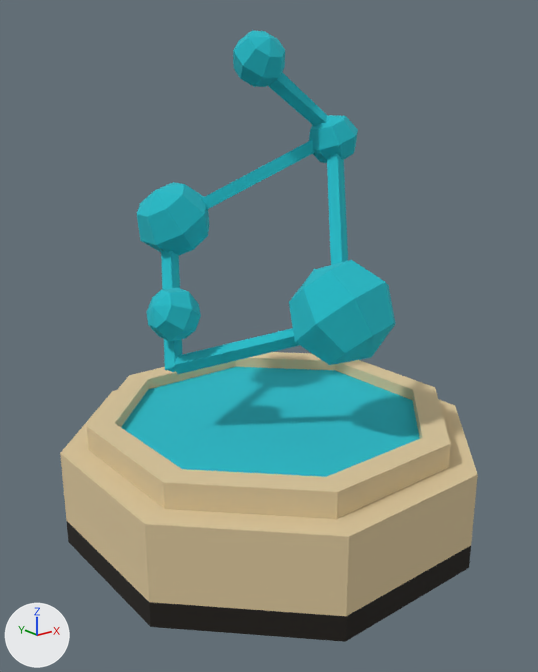
An edit to the glTF model to-rust-as-we-fall/resources/models/aster-sim/glass-bead-game/glass-bead-game.gltf, drawn before and after from the same camera.
Camera for both pictures: a 50 mm lens placed at (-1.139, -1.411, 1.07), pointed at (-0.026, -0.02, 0.514). The lights are fixed; the arrows at lower left show +X, +Y and +Z. The first picture is the older version. Where no turn or scale is listed for an object, it has been applied to the vertices.

Before the edit, the objects in view are built like this:
```python
ob_bead_1_001 = bpy.data.objects.new('bead_1.001', me_mesh_3)
ob_bead_1_001.location = (-0.125, 0.25, 0.781)
ob_bead_2_001 = bpy.data.objects.new('bead_2.001', me_mesh_4)
ob_bead_2_001.location = (-0.25, 0.062, 0.591)
ob_bead_3_001 = bpy.data.objects.new('bead_3.001', me_mesh_5)
ob_bead_3_001.location = (0.213, 0.019, 0.981)
ob_bead_4_001 = bpy.data.objects.new('bead_4.001', me_mesh_6)
ob_bead_4_001.location = (0.062, -0.188, 0.594)
ob_bead_5_001 = bpy.data.objects.new('bead_5.001', me_mesh_7)
ob_bead_5_001.location = (0.025, 0.081, 1.169)
ob_connector_1_001 = bpy.data.objects.new('connector_1.001', me_mesh_8)
ob_connector_1_001.location = (0.062, -0.188, 0.562)
ob_connector_3_001 = bpy.data.objects.new('connector_3.001', me_mesh_9)
ob_connector_3_001.location = (0.213, 0.025, 0.981)
ob_connector_4_001 = bpy.data.objects.new('connector_4.001', me_mesh_10)
ob_connector_4_001.location = (0.062, -0.188, 0.562)
ob_cylinder = bpy.data.objects.new('cylinder', me_mesh_0)
ob_cylinder.location = (0.0, 0.0, 0.125)
# also in view: 'mesh' at (0.0, 0.0, 0.281); 'cylinder.001' at (0.0, 0.0, 0.125); 'connector_2.001' at (0.122, 0.049, 1.078); 'connector_5.001' at (-0.191, 0.167, 0.614)
```
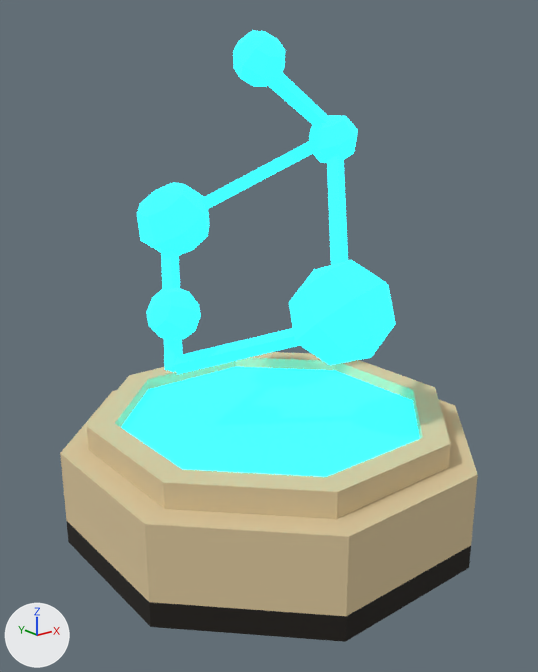
What changed in the scene script:
```text
Change mat_material_0:
    where n0 = _N.new('ShaderNodeBsdfPrincipled'); n0.name = 'Principled BSDF'
    add n0.inputs[28].default_value = 3.0  # 'Emission Strength'
    add n4 = _N.new('ShaderNodeTexImage'); n4.name = 'Image Texture'
    add n4.image = img_glass_bead_game_m0_emissive_png
    add n4.interpolation = 'Closest'
    add n4.extension = 'EXTEND'
    remove n4 = _N.new('ShaderNodeTexImage'); n4.name = 'Image Texture'
    remove n4.image = img_image_0
    remove n4.interpolation = 'Closest'
    remove n4.extension = 'EXTEND'
    add n5 = _N.new('ShaderNodeTexImage'); n5.name = 'Image Texture.001'
    add n5.image = img_image_0
    add n5.interpolation = 'Closest'
    add n5.extension = 'EXTEND'
    where n3 = _N.new('ShaderNodeMath'); n3.name = 'Math.001'
    remove _L.new(n4.outputs[0], n0.inputs[0])  # 'Color' to 'Base Color'
    remove _L.new(n4.outputs[1], n3.inputs[0])  # 'Alpha' to 'Value'
    add _L.new(n4.outputs[0], n0.inputs[27])  # 'Color' to 'Emission Color'
    add _L.new(n5.outputs[0], n0.inputs[0])  # 'Color' to 'Base Color'
    add _L.new(n5.outputs[1], n3.inputs[0])  # 'Alpha' to 'Value'
Change mat_material_3:
    where n0 = _N.new('ShaderNodeBsdfPrincipled'); n0.name = 'Principled BSDF'
    add n0.inputs[28].default_value = 3.0  # 'Emission Strength'
    add n4 = _N.new('ShaderNodeTexImage'); n4.name = 'Image Texture'
    add n4.image = img_glass_bead_game_m3_emissive_png
    add n4.interpolation = 'Closest'
    add n4.extension = 'EXTEND'
    remove n4 = _N.new('ShaderNodeTexImage'); n4.name = 'Image Texture'
    remove n4.image = img_image_3
    remove n4.interpolation = 'Closest'
    remove n4.extension = 'EXTEND'
    add n5 = _N.new('ShaderNodeTexImage'); n5.name = 'Image Texture.001'
    add n5.image = img_image_3
    add n5.interpolation = 'Closest'
    add n5.extension = 'EXTEND'
    where n3 = _N.new('ShaderNodeMath'); n3.name = 'Math.001'
    remove _L.new(n4.outputs[0], n0.inputs[0])  # 'Color' to 'Base Color'
    remove _L.new(n4.outputs[1], n3.inputs[0])  # 'Alpha' to 'Value'
    add _L.new(n4.outputs[0], n0.inputs[27])  # 'Color' to 'Emission Color'
    add _L.new(n5.outputs[0], n0.inputs[0])  # 'Color' to 'Base Color'
    add _L.new(n5.outputs[1], n3.inputs[0])  # 'Alpha' to 'Value'
Change mat_material_4:
    where n0 = _N.new('ShaderNodeBsdfPrincipled'); n0.name = 'Principled BSDF'
    add n0.inputs[28].default_value = 3.0  # 'Emission Strength'
    add n4 = _N.new('ShaderNodeTexImage'); n4.name = 'Image Texture'
    add n4.image = img_glass_bead_game_m4_emissive_png
    add n4.interpolation = 'Closest'
    add n4.extension = 'EXTEND'
    remove n4 = _N.new('ShaderNodeTexImage'); n4.name = 'Image Texture'
    remove n4.image = img_image_4
    remove n4.interpolation = 'Closest'
    remove n4.extension = 'EXTEND'
    add n5 = _N.new('ShaderNodeTexImage'); n5.name = 'Image Texture.001'
    add n5.image = img_image_4
    add n5.interpolation = 'Closest'
    add n5.extension = 'EXTEND'
    where n3 = _N.new('ShaderNodeMath'); n3.name = 'Math.001'
    remove _L.new(n4.outputs[0], n0.inputs[0])  # 'Color' to 'Base Color'
    remove _L.new(n4.outputs[1], n3.inputs[0])  # 'Alpha' to 'Value'
    add _L.new(n4.outputs[0], n0.inputs[27])  # 'Color' to 'Emission Color'
    add _L.new(n5.outputs[0], n0.inputs[0])  # 'Color' to 'Base Color'
    add _L.new(n5.outputs[1], n3.inputs[0])  # 'Alpha' to 'Value'
```

Where the change shows, as pixel boxes (x1, y1, x2, y2) in the pictures (538 x 672 px):
'cylinder', surface changed (lighter)
    both: (121, 367, 420, 477)
'bead_4.001', surface changed (lighter)
    both: (289, 260, 396, 365)
'bead_1.001', surface changed (lighter)
    both: (137, 182, 209, 255)
'bead_5.001', surface changed (lighter)
    both: (233, 30, 285, 87)
'connector_1.001', surface changed (lighter)
    both: (174, 328, 299, 374)
'bead_2.001', surface changed (lighter)
    both: (147, 288, 201, 341)
'connector_4.001', surface changed (lighter)
    both: (327, 153, 348, 265)
'bead_3.001', surface changed (lighter)
    both: (309, 115, 358, 163)
'connector_3.001', surface changed (lighter)
    both: (201, 139, 315, 210)
'connector_2.001', surface changed (lighter)
    both: (268, 72, 328, 126)
'connector_5.001', surface changed (lighter)
    both: (161, 250, 182, 372)
